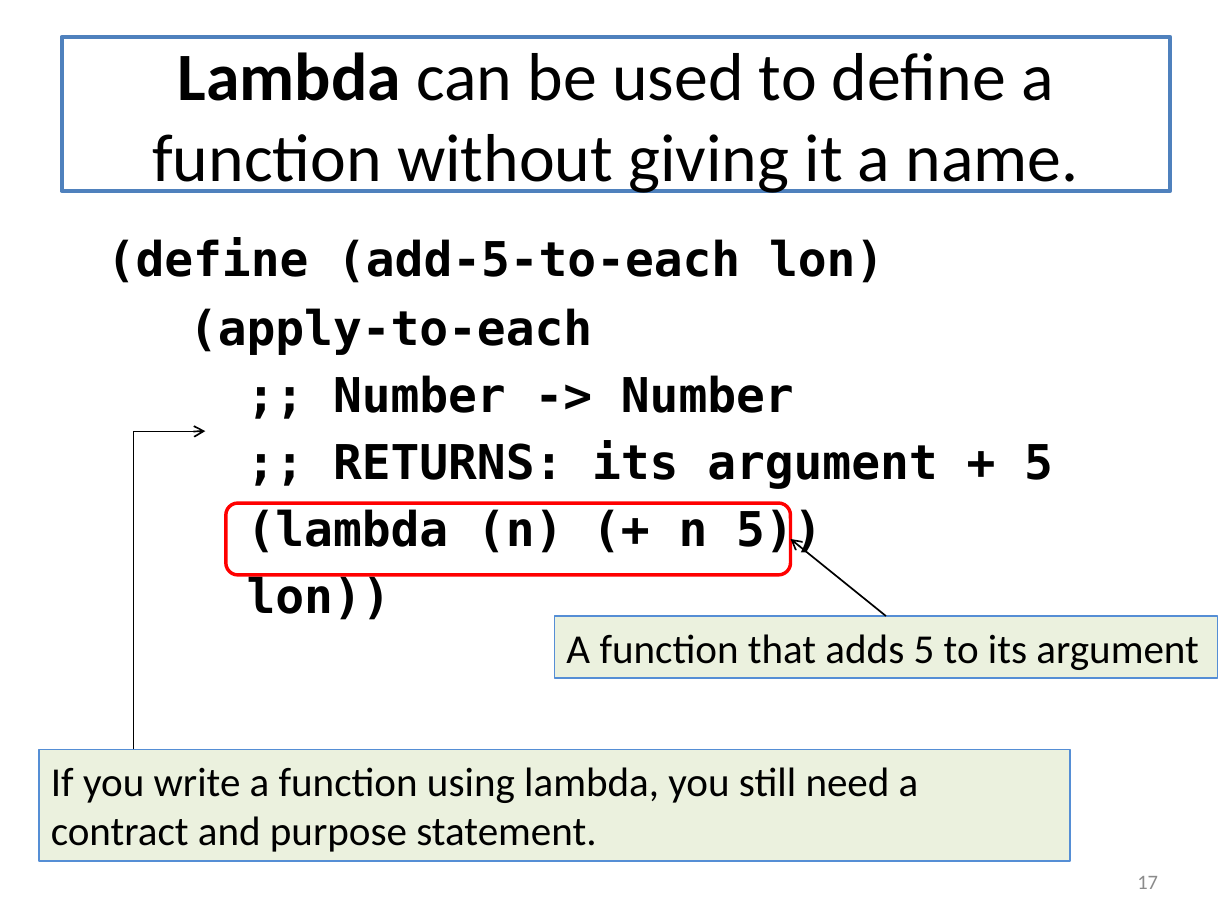
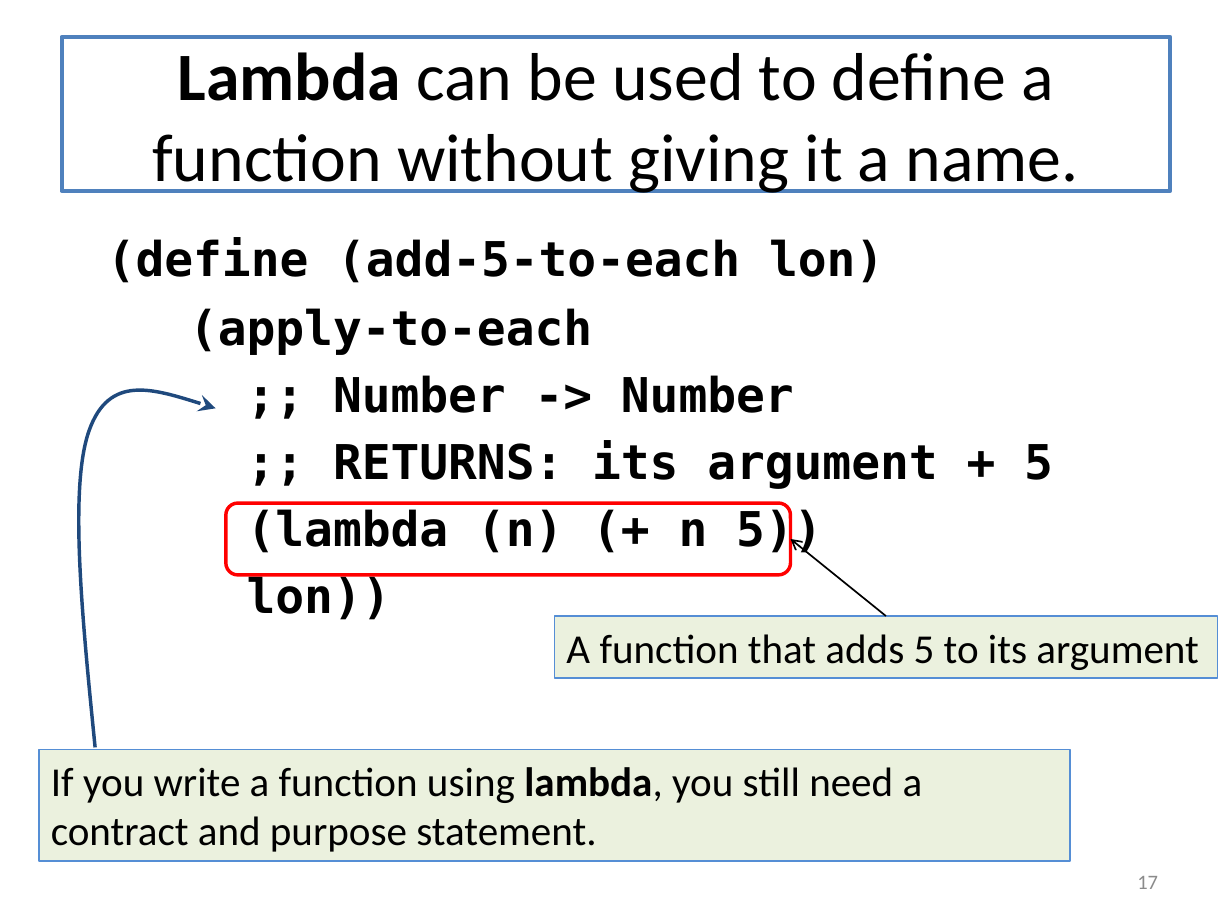
Before and after one commit to mwand/cs5010f16, a slide deck: slide 17 of Slides/Lesson 5.2 Generalizing Over Functions.pptx. Drawn at 1232x924 pixels with LibreOffice and Linux fonts; fonts in the diff are those of the drawing. Boxes give left, top, right and bottom in pixels: in the first picture for what was removed or moved away, otherwise in the second. Text is boxed around its words. In the diff, an @@ line names an element or a change of style, - is before the commit and + after.

```diff
--- a/Slides/Lesson 5.2 Generalizing Over Functions.pptx
+++ b/Slides/Lesson 5.2 Generalizing Over Functions.pptx
@@ freeform shape added at (x1=79, y1=392, x2=216, y2=748), outline #1F497D 2 pt @@
@@ elbow arrow removed from (133, 749) to (206, 431) @@
@@ rectangle "If you write a function ..." at (x1=38, y1=749, x2=1069, y2=861): bold on in "lambda," @@
```
Also in this commit, not shown: 7 other slides changed, 1 slide added, 12 other files.
